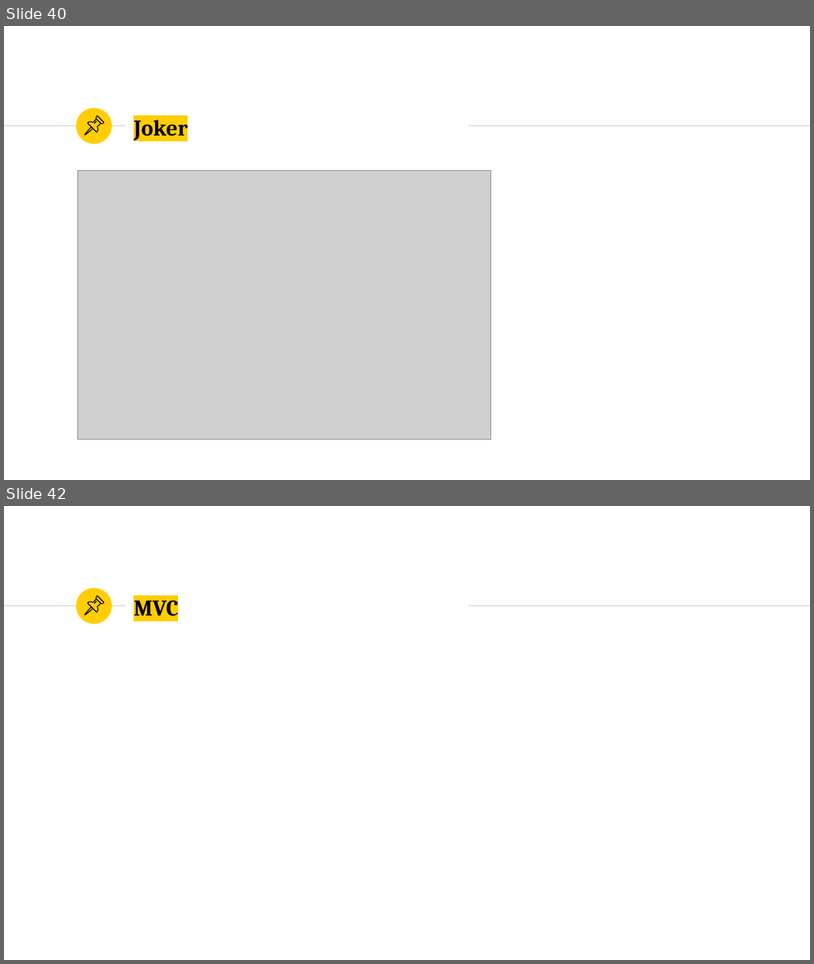
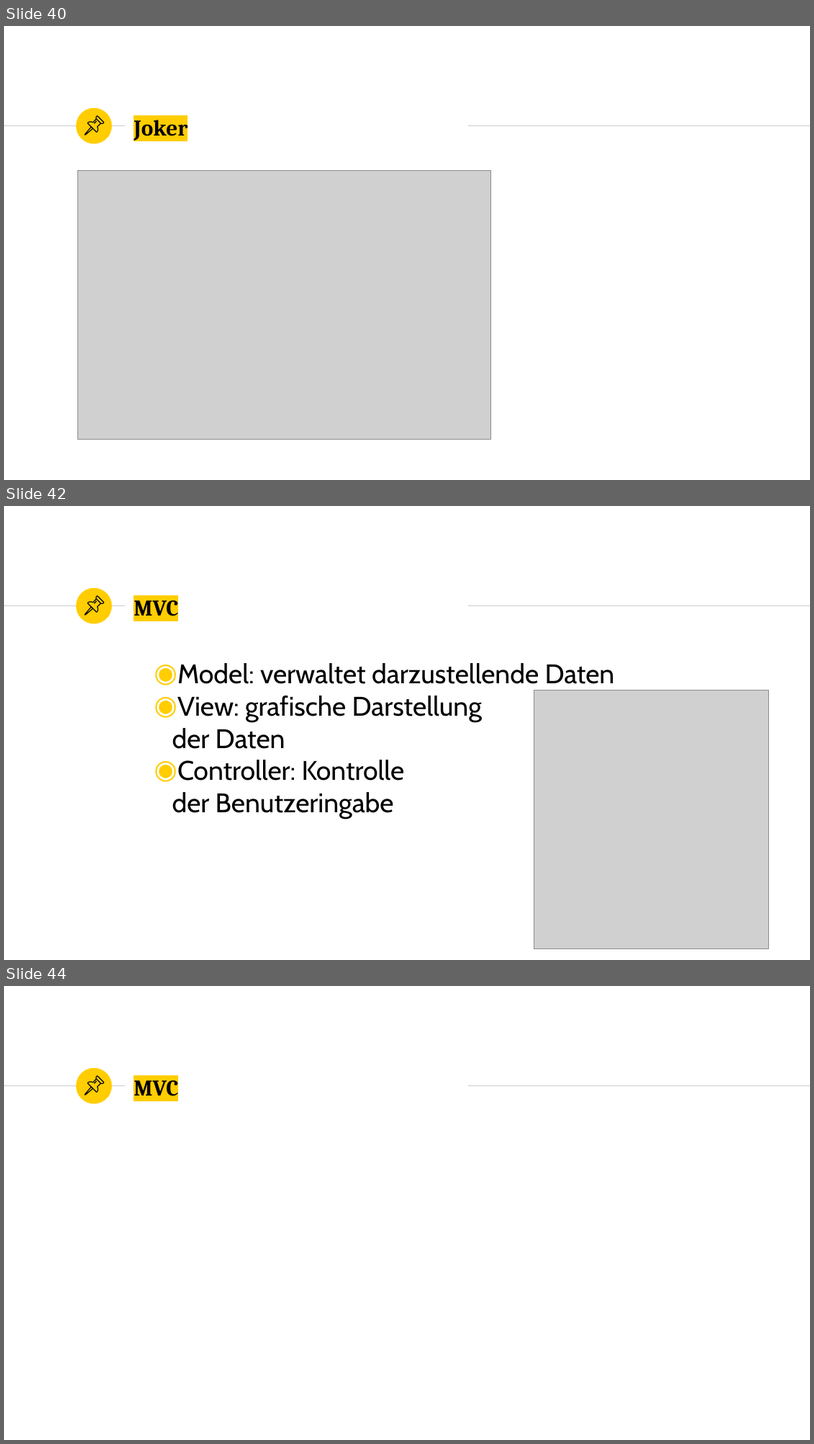
Before and after one commit to marcelherd/OOT-Projekt, a slide deck: Presentation/Presentation.pptx. Shown one above the other, each under a label of ours: slides 40 and 42 before the commit, slides 40, 42 and 44 after it; the slides between them are not shown. The pictures are 814x964 and 814x1444 pixels, drawn with LibreOffice and Linux fonts; fonts in the diff are those of the drawing; grey boxes stand for pictures; background and template pictures are left out. Boxes give left, top, right and bottom in pixels: in the first picture for what was removed or moved away, otherwise in the second. Text is boxed around its words. In the diff, an @@ line names an element or a change of style, - is before the commit and + after.

```diff
--- a/Presentation/Presentation.pptx
+++ b/Presentation/Presentation.pptx
@@ slide 42 added at [4,506,810,960], background #FFFFFF; not listed: 3 template elements that a slide beside it also shows @@
@@ group added at [85,596,103,615]: 4 freeform shapes @@
@@ title added at [134,595,178,616], 20 pt, text #000000, bold @@
+MVC
@@ text added at [172,663,615,818], 24 pt, text #000000 @@
+◉ Model: verwaltet darzustellende Daten
+◉ View: grafische Darstellung
+der Daten
+◉ Controller: Kontrolle
+der Benutzeringabe
@@ picture added at [534,690,769,949] @@
@@ what was slide 42 is now slide 44 @@
```
Also in this commit, not shown: 1 slide changed, 2 other slides added, 1 slide removed.
